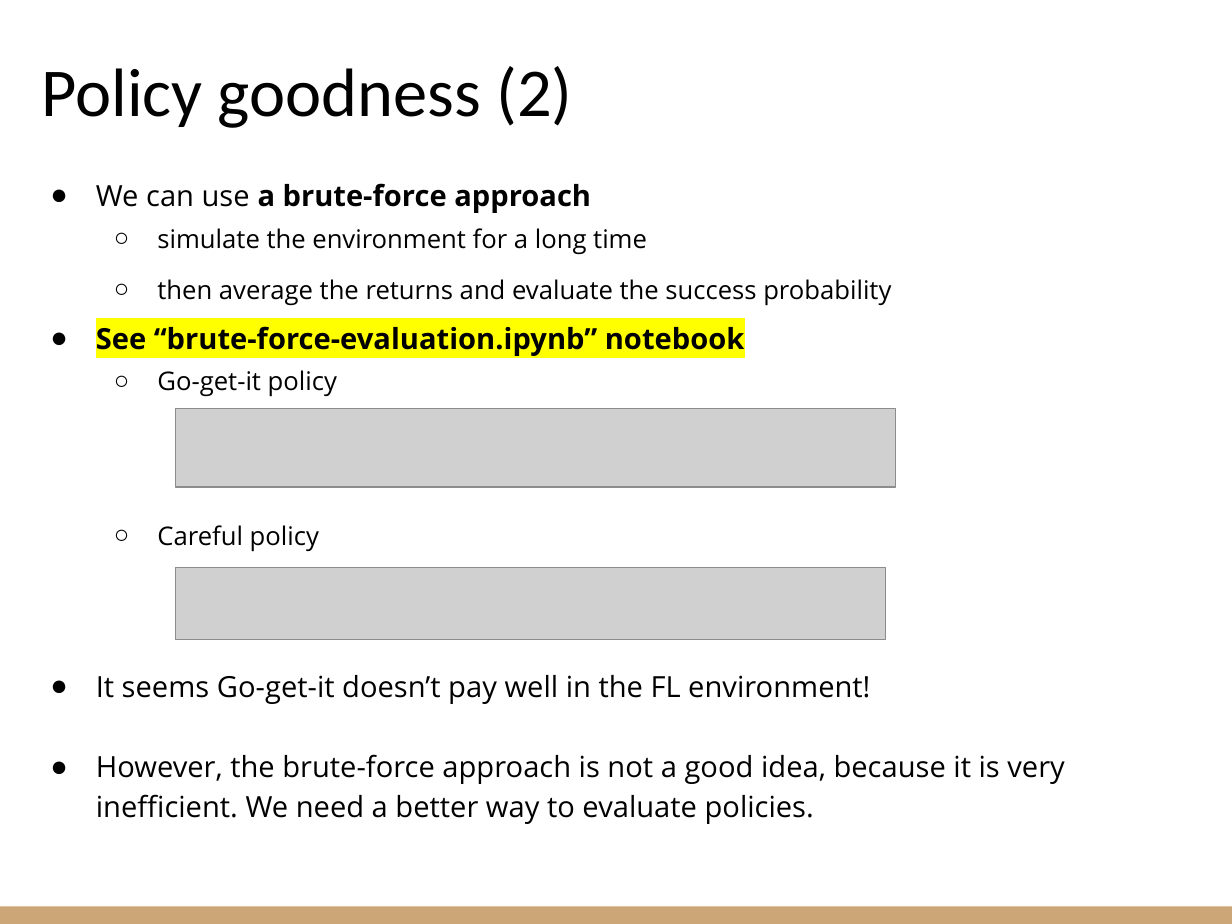
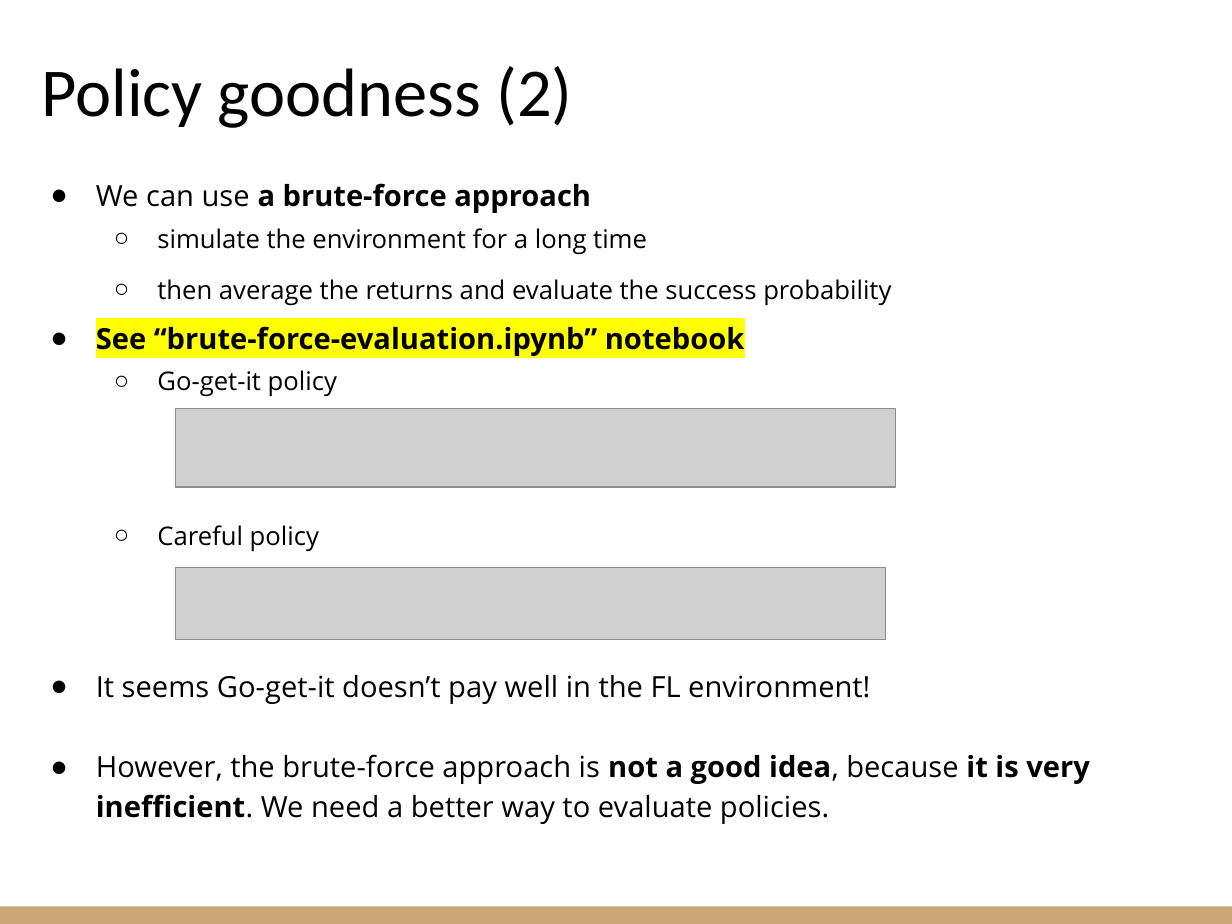
Before and after one commit to riccardoberta/autonomous-agents, a slide deck: slide 5 of 02 - Dynamic Programming/slides.pptx. Drawn at 1232x924 pixels with LibreOffice and Linux fonts; fonts in the diff are those of the drawing; grey boxes stand for pictures. Boxes give left, top, right and bottom in pixels: in the first picture for what was removed or moved away, otherwise in the second. Text is boxed around its words. In the diff, an @@ line names an element or a change of style, - is before the commit and + after.

```diff
--- a/02 - Dynamic Programming/slides.pptx
+++ b/02 - Dynamic Programming/slides.pptx
@@ text at [96,754,1090,824]: bold on in "not a good idea, it is very ..." @@
```
Also in this commit, not shown: 5 other slides changed, 58 other files.
